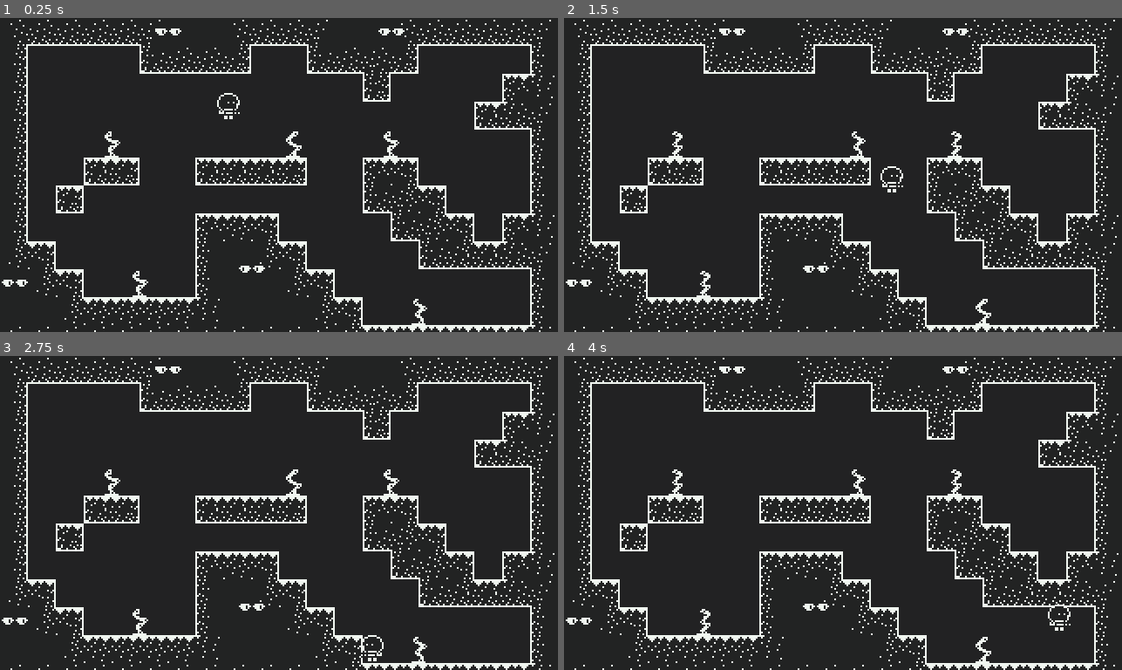
Above: before the commit, frames 1-4 (two rows, left to right).
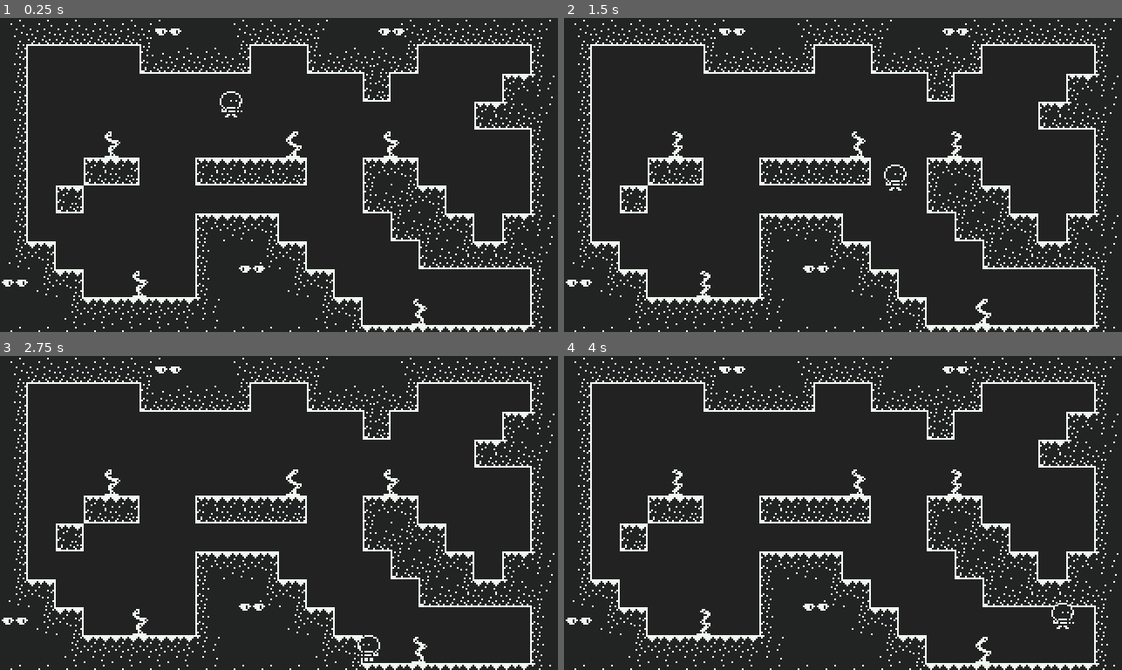
Above: after the commit, the same moments.

Repository: madeso/spelsylt4
Game: Godot game, scene res://world.tscn
Same seed, same stepped clock (60 frames per second), same inputs: the game is played once before the commit and once after it.
Inputs:
- Up to frame 1 (0.25 s): no input
- Up to frame 2 (1.5 s): hold Right (ui_right) from 0.53 s (still down); tap Up (ui_up) at 0.77 s
- Up to frame 3 (2.75 s): tap Up (ui_up) at 1.52 s; release Right (ui_right) at 2.03 s; hold Left (ui_left) from 2.03 s (still down)
- Up to frame 4 (4 s): release Left (ui_left) at 2.78 s; hold Right (ui_right) from 2.78 s (still down); tap Up (ui_up) at 3.02, 3.77 s

The runs differ from the first frame. In frame 1, 0.2% of the frame differs, in the area x 38-44%, y 23-33%; in frame 2, 0.2%, in the area x 56-62%, y 46-56%; in frame 3, 0.1%; in frame 4, 0.2%.

Commit message:
animated player

Diff:
--- a/player.gd
+++ b/player.gd
@@ -33,12 +33,15 @@
 
 onready var sprite = $Sprite
 
+enum Anim {Unknown, Idle, Walk, Jump, Slide}
+
 var motion = Vector2.ZERO
 var floor_timer = 0
 var jump_buffer = 0
 var jump_hold = 0
 var holding_jump = false
 var wall_timer = 0
+var old_anim = Anim.Unknown
 
 func _ready():
 	motion = Vector2.ZERO
@@ -47,6 +50,7 @@
 	jump_hold = 0
 	holding_jump = false
 	wall_timer = 0
+	old_anim = Anim.Unknown
 
 func _physics_process(delta):
 	var x_input = Input.get_action_strength("ui_right") - Input.get_action_strength("ui_left")
@@ -121,3 +125,28 @@
 				holding_jump = false
 
 	motion = move_and_slide(motion, Vector2.UP)
+
+	var anim = Anim.Idle
+
+	# determine animation state
+	if on_floor:
+		if abs(motion.x) > 0:
+			anim = Anim.Walk
+		else:
+			anim = Anim.Idle
+	elif on_wall:
+		anim = Anim.Slide
+	else:
+		anim = Anim.Jump
+
+	# apply new animation if different
+	if anim != old_anim:
+		if anim == Anim.Idle:
+			sprite.animation = "Idle"
+		elif anim == Anim.Walk:
+			sprite.animation = "Walk"
+		elif anim == Anim.Jump:
+			sprite.animation = "Jump"
+		elif anim == Anim.Slide:
+			sprite.animation = "Slide"
+		old_anim = anim
--- a/player.tscn
+++ b/player.tscn
@@ -1,19 +1,67 @@
-[gd_scene load_steps=4 format=2]
+[gd_scene load_steps=11 format=2]
 
 [ext_resource path="res://player.png" type="Texture" id=1]
 [ext_resource path="res://player.gd" type="Script" id=2]
 
-[sub_resource type="RectangleShape2D" id=1]
+[sub_resource type="AtlasTexture" id=7]
+atlas = ExtResource( 1 )
+region = Rect2( 72, 0, 24, 20 )
+
+[sub_resource type="AtlasTexture" id=8]
+atlas = ExtResource( 1 )
+region = Rect2( 48, 0, 24, 20 )
+
+[sub_resource type="AtlasTexture" id=1]
+atlas = ExtResource( 1 )
+region = Rect2( 0, 0, 24, 20 )
+
+[sub_resource type="AtlasTexture" id=2]
+atlas = ExtResource( 1 )
+region = Rect2( 0, 0, 24, 20 )
+
+[sub_resource type="AtlasTexture" id=3]
+atlas = ExtResource( 1 )
+region = Rect2( 24, 0, 24, 20 )
+
+[sub_resource type="AtlasTexture" id=4]
+atlas = ExtResource( 1 )
+region = Rect2( 48, 0, 24, 20 )
+
+[sub_resource type="SpriteFrames" id=5]
+animations = [ {
+"frames": [ SubResource( 7 ) ],
+"loop": true,
+"name": "Slide",
+"speed": 5.0
+}, {
+"frames": [ SubResource( 8 ) ],
+"loop": true,
+"name": "Jump",
+"speed": 5.0
+}, {
+"frames": [ SubResource( 1 ) ],
+"loop": true,
+"name": "Idle",
+"speed": 5.0
+}, {
+"frames": [ SubResource( 2 ), SubResource( 3 ), SubResource( 2 ), SubResource( 4 ) ],
+"loop": true,
+"name": "Walk",
+"speed": 8.0
+} ]
+
+[sub_resource type="RectangleShape2D" id=6]
 extents = Vector2( 4, 7 )
 
 [node name="Player" type="KinematicBody2D"]
 script = ExtResource( 2 )
 
-[node name="Sprite" type="Sprite" parent="."]
+[node name="Sprite" type="AnimatedSprite" parent="."]
 position = Vector2( 0, -10 )
-texture = ExtResource( 1 )
-hframes = 7
+frames = SubResource( 5 )
+animation = "Slide"
+playing = true
 
 [node name="CollisionShape2D" type="CollisionShape2D" parent="."]
 position = Vector2( 0, -7 )
-shape = SubResource( 1 )
+shape = SubResource( 6 )
Binary file changed: player.ase
Binary file changed: player.png
